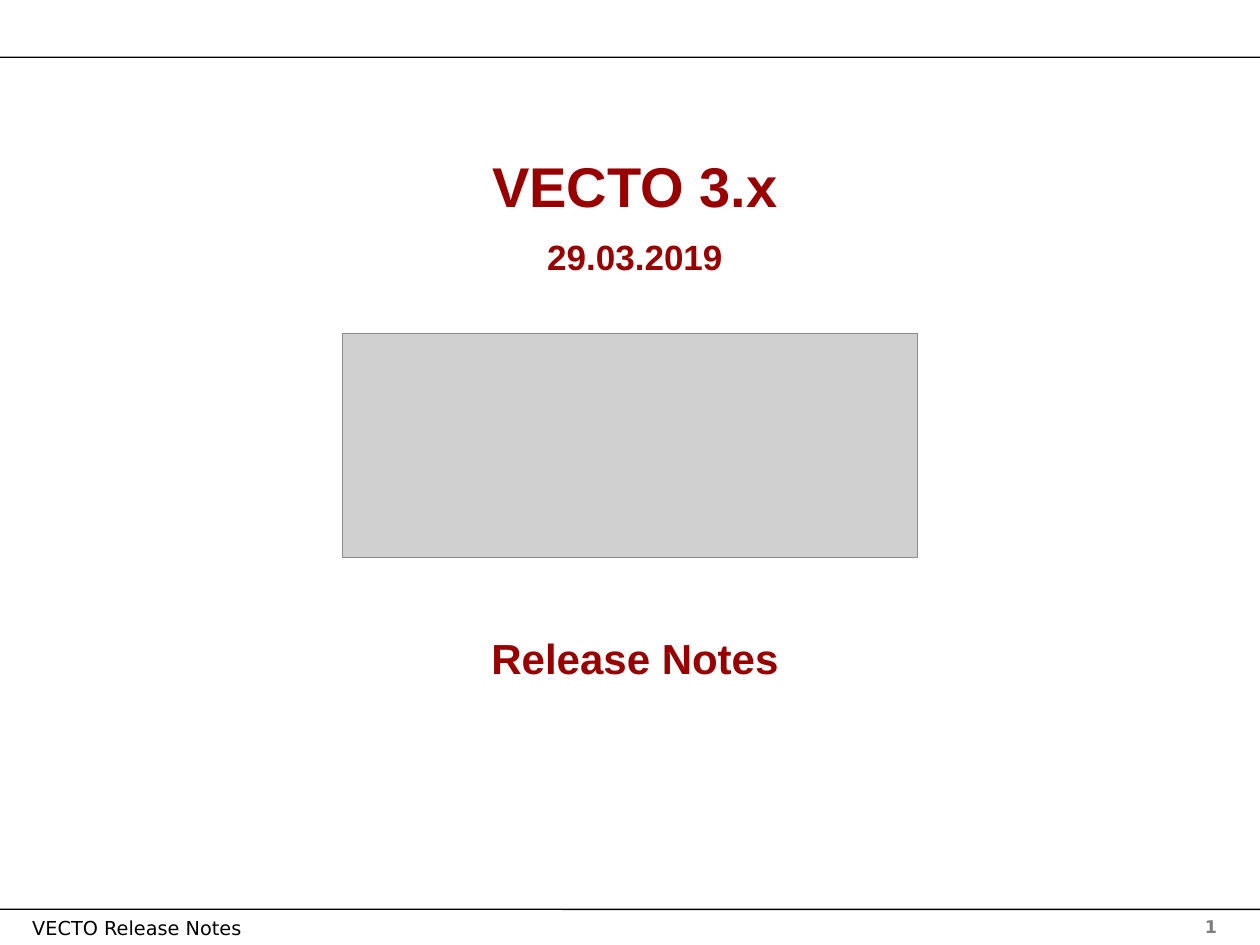
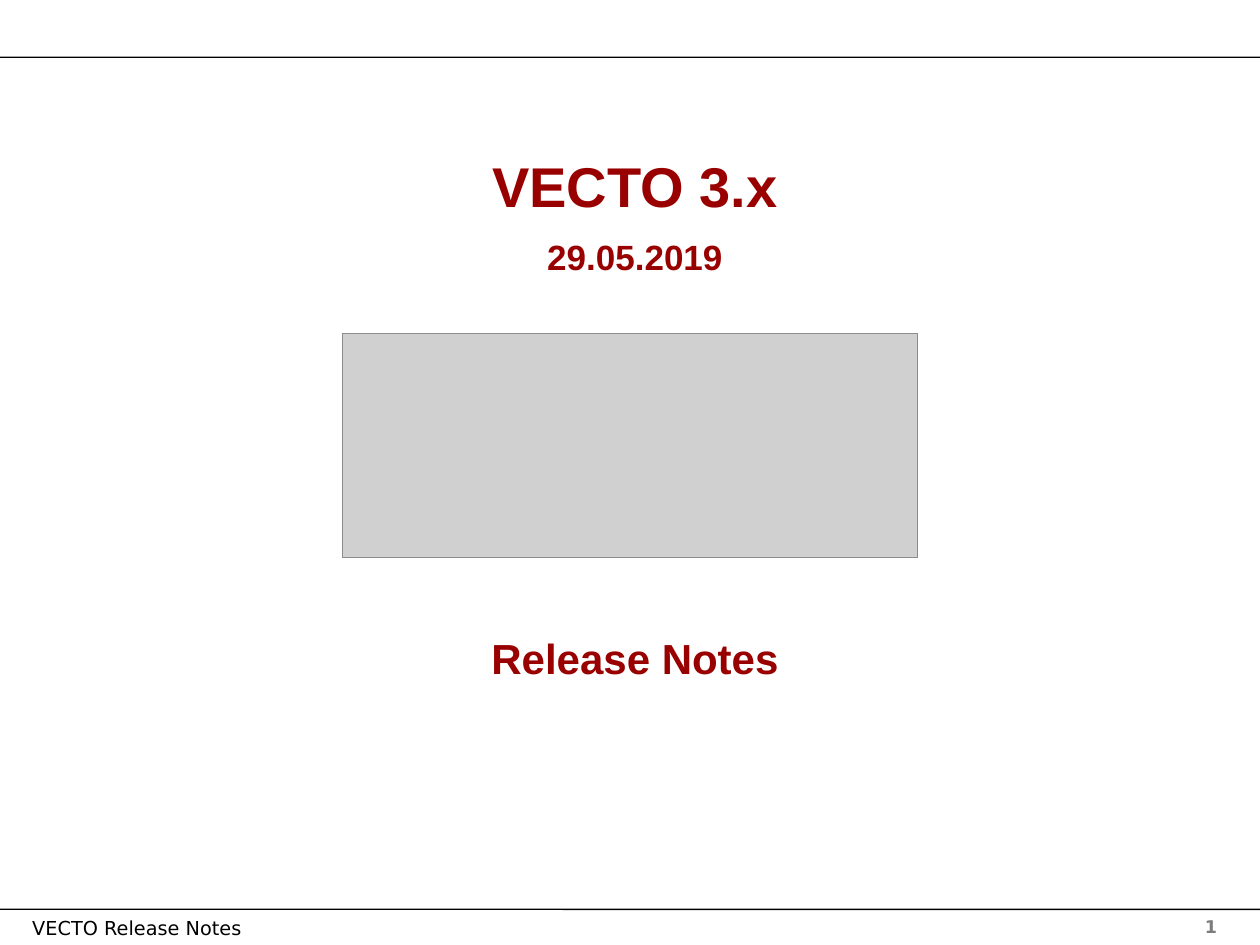
Before and after one commit to tanawadeatharva/BharatVECTO, a slide deck: slide 1 of Documentation/User Manual Source/Release Notes Vecto3.x.pptx. Drawn at 1260x945 pixels with LibreOffice and Linux fonts; fonts in the diff are those of the drawing; grey boxes stand for pictures; background and template pictures are left out. Boxes give left, top, right and bottom in pixels: in the first picture for what was removed or moved away, otherwise in the second. Text is boxed around its words. In the diff, an @@ line names an element or a change of style, - is before the commit and + after.

```diff
--- a/Documentation/User Manual Source/Release Notes Vecto3.x.pptx
+++ b/Documentation/User Manual Source/Release Notes Vecto3.x.pptx
@@ text at <box>547,245,722,271</box>: text changed @@
-29.03.2019
+29.05.2019
```
Also in this commit, not shown: 1 slide added, 3 other files.
